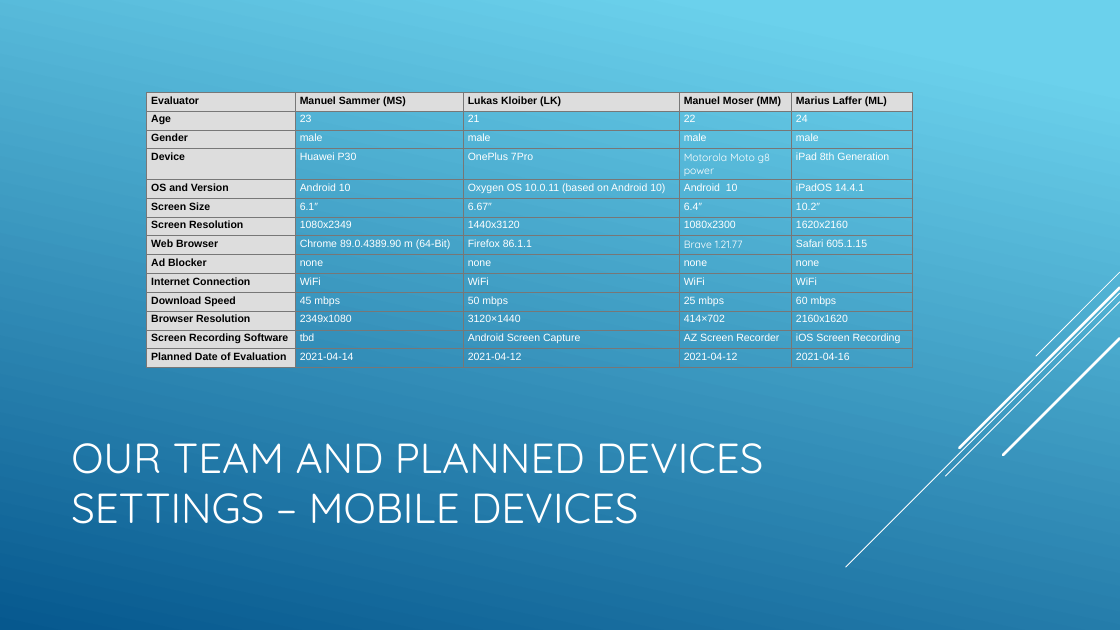
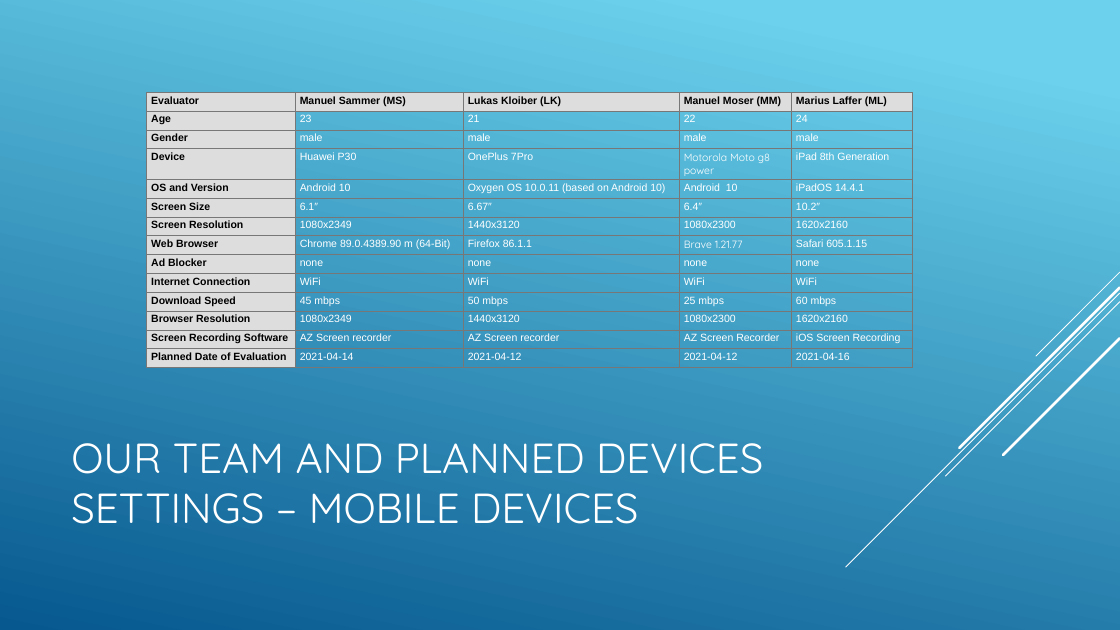
Before and after one commit to Deadmann1/hci_06_06, a slide deck: slide 3 of presentation/presentation.pptx. Drawn at 1120x630 pixels with LibreOffice and Linux fonts; fonts in the diff are those of the drawing. Boxes give left, top, right and bottom in pixels: in the first picture for what was removed or moved away, otherwise in the second. Text is boxed around its words. In the diff, an @@ line names an element or a change of style, - is before the commit and + after.

```diff
--- a/presentation/presentation.pptx
+++ b/presentation/presentation.pptx
@@ table at <box>147,92,913,366</box> @@
-row 12: Browser Resolution | 2349x1080 | 3120×1440 | 414×702 | 2160x1620
+row 12: Browser Resolution | 1080x2349 | 1440x3120 | 1080x2300 | 1620x2160
-row 13, column 2: tbd
+row 13, column 2: AZ Screen recorder
-row 13, column 3: Android Screen Capture
+row 13, column 3: AZ Screen recorder
```
Also in this commit, not shown: 3 other slides changed, 1 other file.
